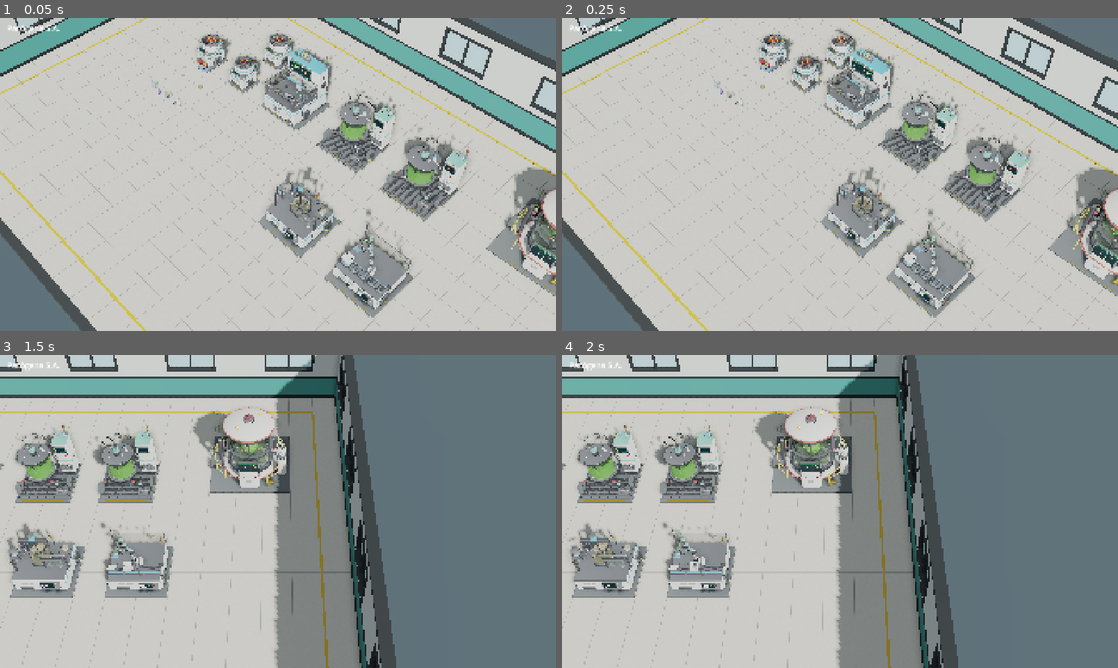
Above: before the commit, frames 1-4 (two rows, left to right).
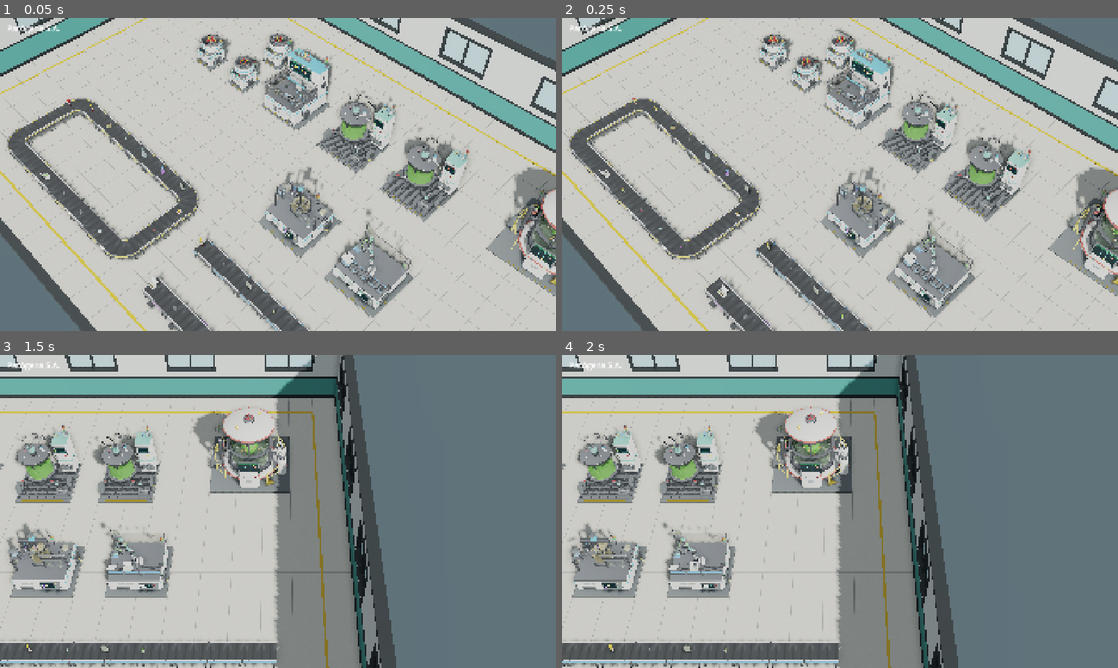
Above: after the commit, the same moments.

Repository: kutedo2001/Patogena
Game: Godot game, scene res://escenas/principal.tscn
Same seed, same stepped clock (60 frames per second), same inputs: the game is played once before the commit and once after it.
Inputs (mouse positions are in pixels of both pictures, inside the frame that each line leads up to):
- Up to frame 1 (0.05 s): no input
- Up to frame 2 (0.25 s): no input
- Up to frame 3 (1.5 s): tap Enter at 0.5 s; move the mouse to (400, 495) at 0.52 s; hold Right (ui_right) 0.53-1.25 s; tap Q at 0.6 s; click (400, 495) at 0.67 s; drag from (166, 527) to (250, 574) at 1.27 s
- Up to frame 4 (2 s): no input

The runs differ from the first frame. In frame 1, 7.8% of the frame differs, in the area x 1-56%, y 13-100%; in frame 2, 7.7%; in frame 3, 3.4%; in frame 4, 3.4%.

Commit message:
arte: los 14 productos y cintas Mk1–Mk3 con banda y productos en movimiento (P3.6)
Co-Authored-By: Claude Opus 5.5 <noreply@anthropic.com>
Claude-Session: https://claude.ai/code/session_01FTH4Ncez4QxregiZRWV3gW

Diff:
--- /dev/null
+++ b/scripts/linea_cinta.gd
@@ -0,0 +1,137 @@
+class_name LineaCinta
+extends Node3D
+## Línea de cinta transportadora construida a partir de una lista de casillas.
+## Coloca tramos rectos y curvos (modelos de Blender), desplaza la banda (UV) y
+## mueve los objetos por el recorrido a la velocidad del nivel (Mk1–Mk3).
+
+const VELOCIDAD := {1: 0.7, 2: 1.2, 3: 2.0}       # m/s visuales
+const ALTURA_BANDA := 0.3
+
+@export var nivel := 1
+@export var casillas: Array[Vector2i] = []         # recorrido, casillas contiguas
+@export var cerrada := false                       # bucle (vuelve a la primera)
+@export var escala_objetos := 2.5
+
+var _puntos: PackedVector3Array = []
+var _acum: PackedFloat32Array = []
+var _largo := 0.0
+var _mat_banda: StandardMaterial3D
+var _objetos: Array[Node3D] = []
+var _dist: Array[float] = []
+
+func _ready() -> void:
+	_construir()
+
+## Coloca un objeto (escena) en la cinta a la distancia d del inicio.
+func poner(escena: PackedScene, d: float) -> void:
+	var n: Node3D = escena.instantiate()
+	Materiales.ajustar(n)
+	n.scale = Vector3.ONE * escala_objetos
+	add_child(n)
+	_objetos.append(n)
+	_dist.append(d)
+
+func largo() -> float:
+	return _largo
+
+func _dir(a: Vector2i, b: Vector2i) -> Vector2i:
+	return b - a
+
+func _construir() -> void:
+	var n := casillas.size()
+	if n < 2:
+		return
+	var recta: PackedScene = load("res://assets/modelos/cintas/cinta_recta_mk%d.glb" % nivel)
+	var curva: PackedScene = load("res://assets/modelos/cintas/cinta_curva_mk%d.glb" % nivel)
+	var curva_der: PackedScene = load("res://assets/modelos/cintas/cinta_curva_der_mk%d.glb" % nivel)
+	for i in n:
+		var c := casillas[i]
+		var prev: Vector2i
+		var sig: Vector2i
+		if i == 0:
+			prev = casillas[n - 1] if cerrada else c - (casillas[1] - c)
+		else:
+			prev = casillas[i - 1]
+		if i == n - 1:
+			sig = casillas[0] if cerrada else c + (c - casillas[i - 1])
+		else:
+			sig = casillas[i + 1]
+		var d_in := c - prev
+		var d_out := sig - c
+		var centro := Vector3(c.x, 0, c.y)
+		var pieza: Node3D
+		var yaw := atan2(-float(d_in.y), float(d_in.x))
+		if d_in == d_out:
+			pieza = recta.instantiate()
+			_tramo_recto(centro, Vector3(d_in.x, 0, d_in.y))
+		else:
+			# dos modelos: a la izquierda (+X → −Z en Godot) y a la derecha (+X → +Z)
+			var cruz := d_in.x * d_out.y - d_in.y * d_out.x      # >0 derecha (en pantalla, Z hacia abajo)
+			pieza = (curva_der if cruz > 0 else curva).instantiate()
+			_tramo_curvo(centro, Vector3(d_in.x, 0, d_in.y), Vector3(d_out.x, 0, d_out.y))
+		pieza.position = centro
+		pieza.rotation.y = yaw
+		add_child(pieza)
+		_banda_compartida(pieza)
+	if cerrada:
+		_puntos.append(_puntos[0])
+	_acum.resize(_puntos.size())
+	_acum[0] = 0.0
+	for i in range(1, _puntos.size()):
+		_acum[i] = _acum[i - 1] + _puntos[i].distance_to(_puntos[i - 1])
+	_largo = _acum[_acum.size() - 1]
+
+func _tramo_recto(c: Vector3, d: Vector3) -> void:
+	var a := c - d * 0.5
+	if _puntos.is_empty() or _puntos[_puntos.size() - 1].distance_to(a) > 0.01:
+		_puntos.append(a)
+	_puntos.append(c + d * 0.5)
+
+func _tramo_curvo(c: Vector3, d_in: Vector3, d_out: Vector3) -> void:
+	var entrada := c - d_in * 0.5
+	var pivote := entrada + d_out * 0.5               # centro del arco
+	var r0 := entrada - pivote
+	var r1 := (c + d_out * 0.5) - pivote
+	if _puntos.is_empty() or _puntos[_puntos.size() - 1].distance_to(entrada) > 0.01:
+		_puntos.append(entrada)
+	for k in range(1, 9):
+		var t := k / 8.0
+		var v := r0.slerp(r1, t) if r0.length() > 0 else r1
+		_puntos.append(pivote + v.normalized() * 0.5)
+
+## Todas las piezas de la línea comparten un material de banda para desplazarlo a la vez.
+func _banda_compartida(pieza: Node) -> void:
+	for mi in pieza.find_children("banda*", "MeshInstance3D", true, false):
+		var m := (mi as MeshInstance3D).get_active_material(0)
+		if m == null:
+			continue
+		if _mat_banda == null:
+			_mat_banda = m.duplicate()
+			_mat_banda.texture_filter = BaseMaterial3D.TEXTURE_FILTER_LINEAR_WITH_MIPMAPS_ANISOTROPIC
+		(mi as MeshInstance3D).material_override = _mat_banda
+
+func _punto(d: float) -> Array:
+	if _largo <= 0.0:
+		return [Vector3.ZERO, Vector3.RIGHT]
+	d = fposmod(d, _largo) if cerrada else clampf(d, 0.0, _largo)
+	var i := _acum.bsearch(d)
+	i = clampi(i, 1, _acum.size() - 1)
+	var a := _puntos[i - 1]
+	var b := _puntos[i]
+	var tramo := _acum[i] - _acum[i - 1]
+	var t := (d - _acum[i - 1]) / tramo if tramo > 0.0 else 0.0
+	return [a.lerp(b, t), (b - a).normalized()]
+
+func _process(dt: float) -> void:
+	var v: float = VELOCIDAD[nivel]
+	if _mat_banda:
+		_mat_banda.uv1_offset.x -= v * dt
+	for i in _objetos.size():
+		_dist[i] += v * dt
+		if not cerrada and _dist[i] > _largo:
+			_dist[i] -= _largo
+		var pd := _punto(_dist[i])
+		var o := _objetos[i]
+		o.position = (pd[0] as Vector3) + Vector3(0, ALTURA_BANDA + 0.002, 0)
+		var dir: Vector3 = pd[1]
+		o.rotation.y = atan2(-dir.z, dir.x)
--- a/scripts/principal.gd
+++ b/scripts/principal.gd
@@ -27,17 +27,43 @@
 
 ## Los productos se dibujan a 2,5× su tamaño real para que se lean con la cámara del juego.
 const ESCALA_OBJETOS := 2.5
-const OBJETOS := [
-	# muestrario provisional en el suelo (P3.4a) para ver los objetos con la cámara del juego
-	["res://assets/modelos/objetos/gradilla.glb", Vector3(-6.3, 0, -1.9), 20.0],
-	["res://assets/modelos/objetos/placa_petri.glb", Vector3(-5.6, 0, -1.1), 0.0],
-	["res://assets/modelos/objetos/vial_mutacion.glb", Vector3(-6.6, 0, -1.0), 0.0],
-	["res://assets/modelos/objetos/tubo_adn.glb", Vector3(-6.95, 0, -1.3), 0.0],
-	["res://assets/modelos/objetos/garrafa_agua.glb", Vector3(-6.9, 0, 0.3), 20.0],
-	["res://assets/modelos/objetos/frasco_reactivo.glb", Vector3(-6.45, 0, 0.35), 0.0],
-	["res://assets/modelos/objetos/bolsa_suero.glb", Vector3(-6.0, 0, 0.3), 0.0],
-	["res://assets/modelos/objetos/caja_vacunas.glb", Vector3(-5.4, 0, 0.35), -15.0],
-]
+const OBJETOS := []
+
+const PRODUCTOS := ["tubo_sangre", "tubo_plasma", "placa_petri", "tubo_adn", "garrafa_agua", "frasco_reactivo", "bolsa_suero",
+	"proteina", "vector", "neurotoxina", "capside", "nucleo_zombi", "vial_mutacion", "caja_vacunas"]
+
+func _montar_cintas() -> void:
+	# Mk1 en bucle con los 14 productos; Mk2 y Mk3 rectas con algunos, para comparar
+	var bucle: Array[Vector2i] = []
+	for x in range(-8, 0):
+		bucle.append(Vector2i(x, 3))
+	for z in range(4, 7):
+		bucle.append(Vector2i(-1, z))
+	for x in range(-2, -9, -1):
+		bucle.append(Vector2i(x, 6))
+	for z in range(5, 3, -1):
+		bucle.append(Vector2i(-8, z))
+	_linea(1, bucle, true, PRODUCTOS)
+	var r2: Array[Vector2i] = []
+	for x in range(1, 10):
+		r2.append(Vector2i(x, 4))
+	_linea(2, r2, false, ["tubo_plasma", "tubo_adn", "bolsa_suero", "vial_mutacion"])
+	var r3: Array[Vector2i] = []
+	for x in range(1, 10):
+		r3.append(Vector2i(x, 6))
+	_linea(3, r3, false, ["caja_vacunas", "nucleo_zombi", "capside"])
+
+func _linea(nivel: int, celdas: Array[Vector2i], cerrada: bool, productos: Array) -> void:
+	var l := LineaCinta.new()
+	l.nivel = nivel
+	l.casillas = celdas
+	l.cerrada = cerrada
+	l.escala_objetos = ESCALA_OBJETOS
+	add_child(l)
+	var n := productos.size()
+	var paso := minf(1.1, l.largo() / float(n))
+	for i in n:
+		l.poner(load("res://assets/modelos/objetos/%s.glb" % productos[i]), i * paso)
 
 func _ready() -> void:
 	titulo.text = tr("JUEGO_TITULO")
@@ -52,6 +78,7 @@
 		m.tipo_pantalla = e[4]
 		m.ciclo = CICLO_VISUAL.get(e[4], 3.0)
 		add_child(m)
+	_montar_cintas()
 	for o in OBJETOS:
 		var n: Node3D = load(o[0]).instantiate()
 		Materiales.ajustar(n)
Binary file added: assets/modelos/cintas/cinta_curva_der_mk1.glb
Not shown, added: assets/modelos/cintas/cinta_curva_der_mk1.glb.import
Binary file added: assets/modelos/cintas/cinta_curva_der_mk1_banda.png
Not shown, added: assets/modelos/cintas/cinta_curva_der_mk1_banda.png.import
Binary file added: assets/modelos/cintas/cinta_curva_der_mk2.glb
Not shown, added: assets/modelos/cintas/cinta_curva_der_mk2.glb.import
Binary file added: assets/modelos/cintas/cinta_curva_der_mk2_banda.png
Not shown, added: assets/modelos/cintas/cinta_curva_der_mk2_banda.png.import
Binary file added: assets/modelos/cintas/cinta_curva_der_mk3.glb
Not shown, added: assets/modelos/cintas/cinta_curva_der_mk3.glb.import
Binary file added: assets/modelos/cintas/cinta_curva_der_mk3_banda.png
Not shown, added: assets/modelos/cintas/cinta_curva_der_mk3_banda.png.import
(and 55 more such lines)
